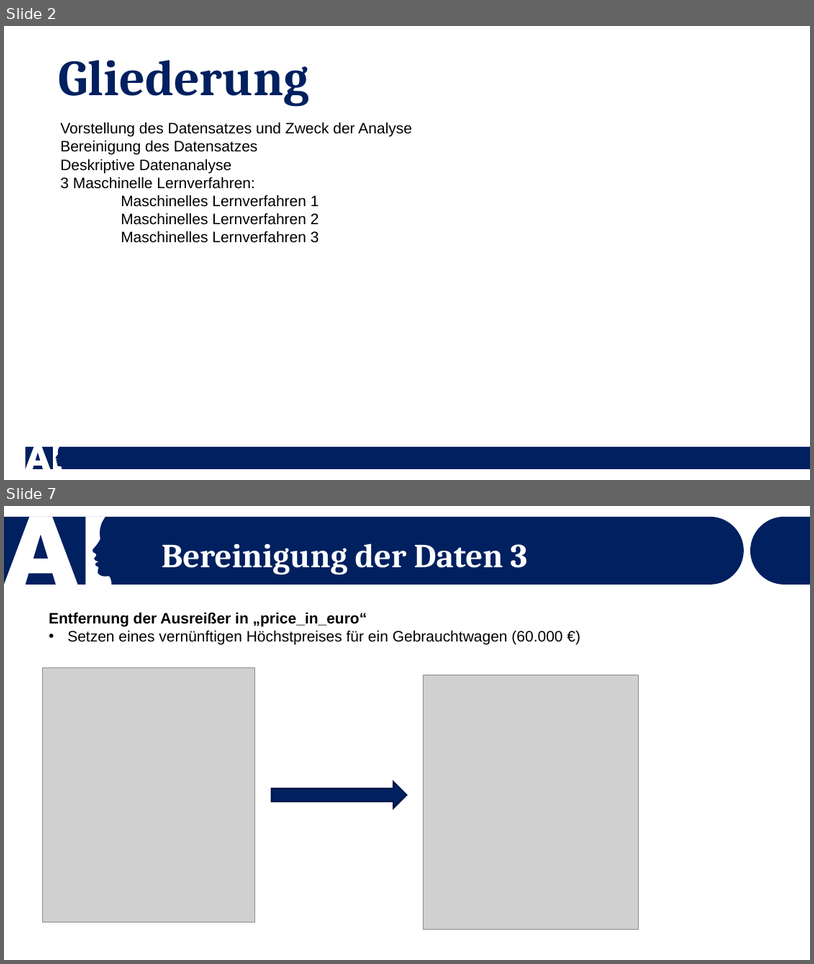
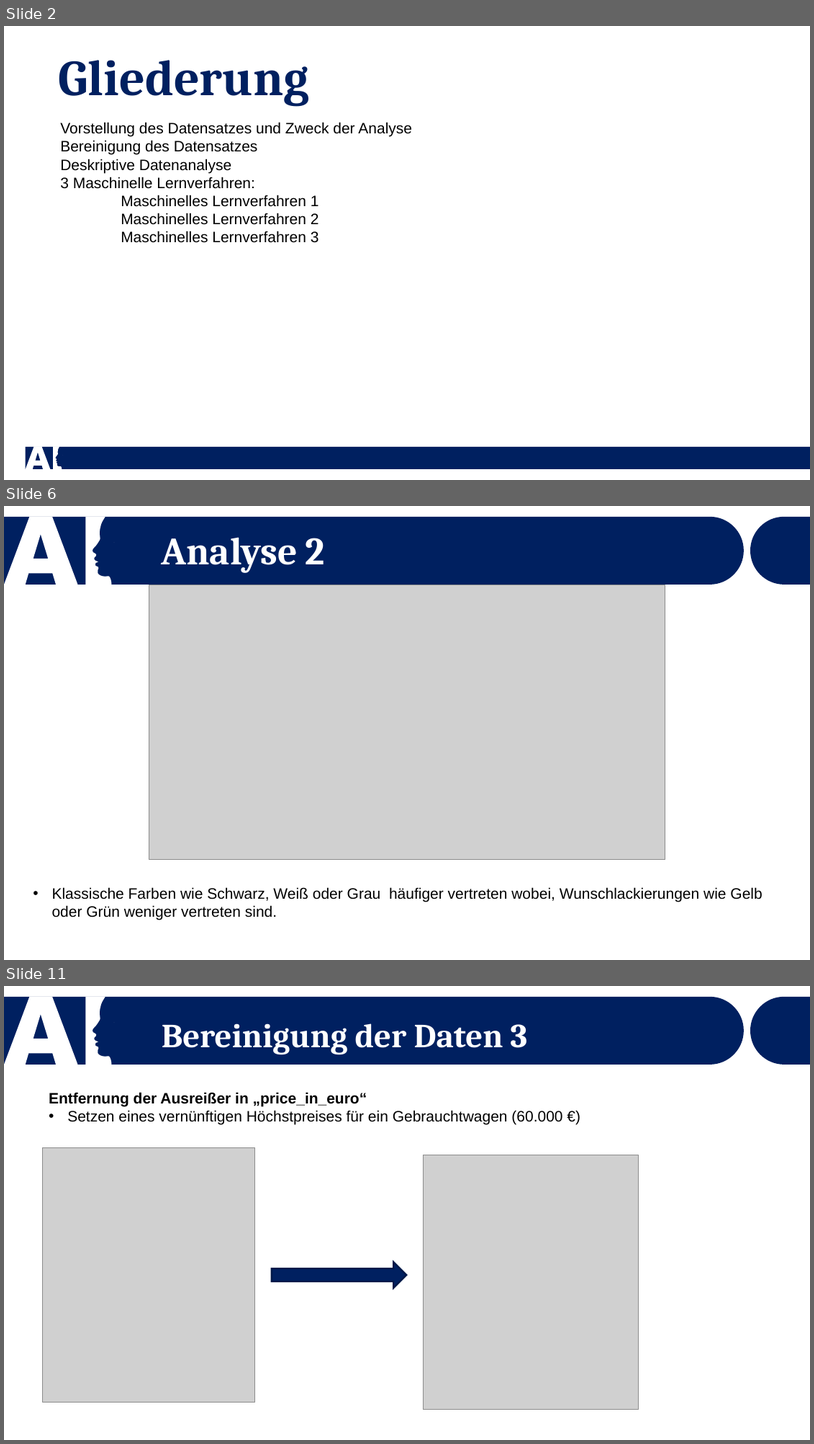
Before and after one commit to Dewin154/Projekt_Machine_Learning, a slide deck: Präsentation_Vorlage.pptx. Shown one above the other, each under a label of ours: slides 2 and 7 before the commit, slides 2, 6 and 11 after it; the slides between them are not shown. The pictures are 814x964 and 814x1444 pixels, drawn with LibreOffice and Linux fonts; fonts in the diff are those of the drawing; grey boxes stand for pictures. Boxes give left, top, right and bottom in pixels: in the first picture for what was removed or moved away, otherwise in the second. Text is boxed around its words. In the diff, an @@ line names an element or a change of style, - is before the commit and + after.

```diff
--- a/Präsentation_Vorlage.pptx
+++ b/Präsentation_Vorlage.pptx
@@ slide 6 added at box(4, 506, 810, 960), background #FFFFFF; not listed: 3 template elements that a slide beside it also shows @@
@@ text added at box(162, 537, 324, 573), 46 pt, text #FFFFFF, bold @@
+Analyse 2
@@ picture added at box(149, 584, 665, 859) @@
@@ text added at box(52, 887, 762, 920), 18 pt, text #000000 @@
+• Klassische Farben wie Schwarz, Weiß oder Grau häufiger vertreten wobei, Wunschlackierungen wie Gelb oder Grün weniger vertreten sind.
@@ what was slide 7 is now slide 11 @@
```
Also in this commit, not shown: 8 slides changed, 3 other slides added, 2 other files.
